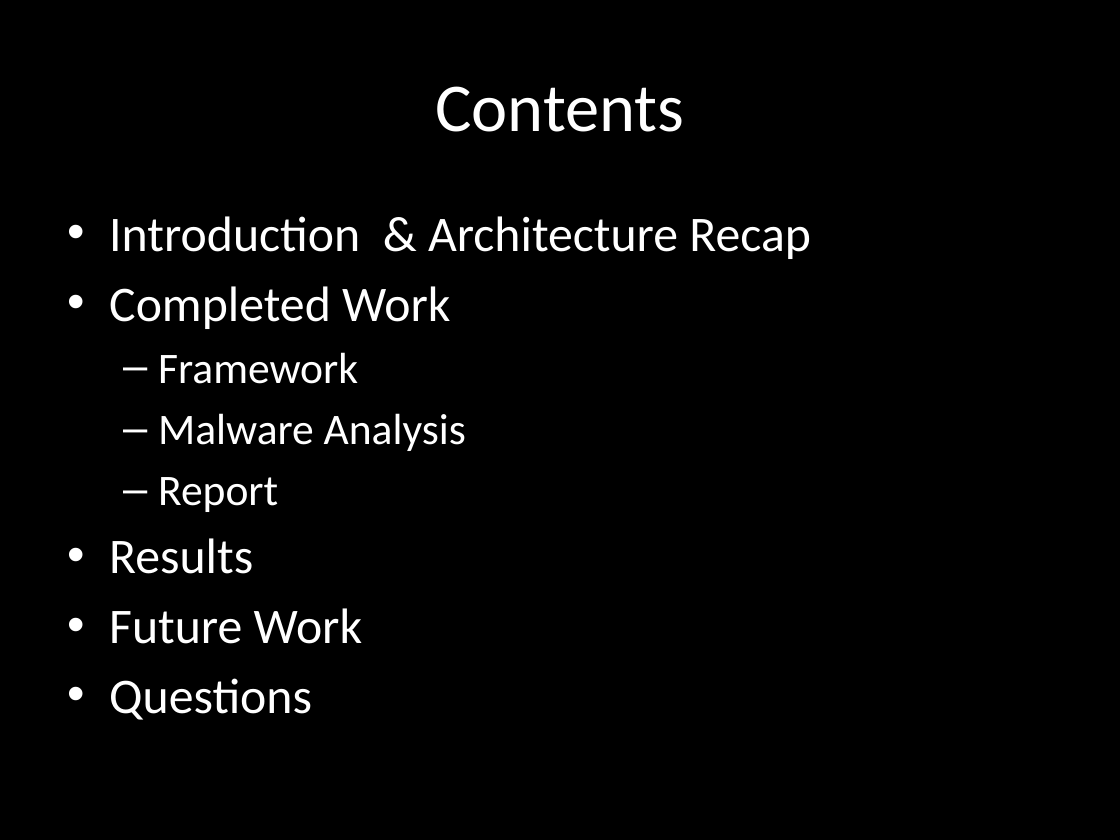
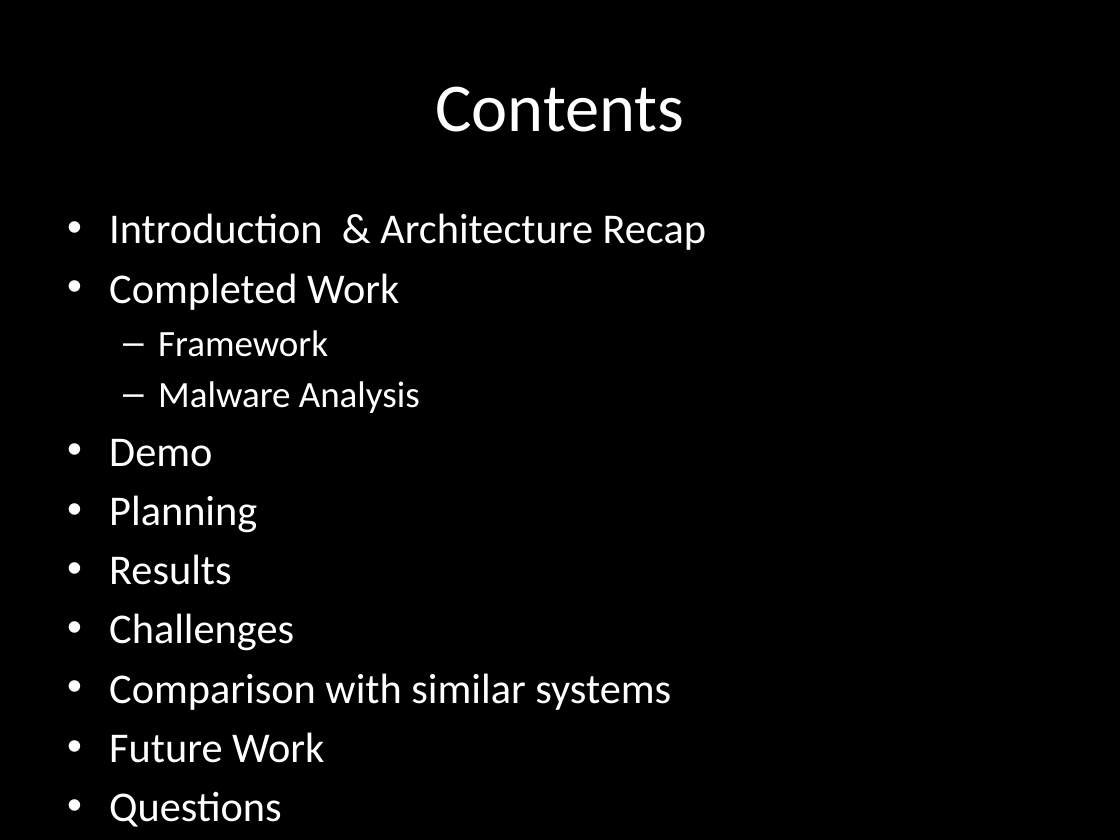
Before and after one commit to chrissorchard/malucrawl, a slide deck: slide 2 of doc/pres3/wk12-progress.pptx. Drawn at 1120x840 pixels with LibreOffice and Linux fonts; fonts in the diff are those of the drawing; background and template pictures are left out. Boxes give left, top, right and bottom in pixels: in the first picture for what was removed or moved away, otherwise in the second. Text is boxed around its words. In the diff, an @@ line names an element or a change of style, - is before the commit and + after.

Commit message:
Added conclusions and demo screenshots

```diff
--- a/doc/pres3/wk12-progress.pptx
+++ b/doc/pres3/wk12-progress.pptx
@@ text at box(109, 213, 706, 763): size 32 to 27.2 pt in "Introduction & Architecture Recap", "Completed Work", "Results", "Future Work" and 1 more places; size 28 to 23.8 pt in "Framework", "Malware Analysis" @@
@@ text at box(109, 438, 257, 533): text changed; size 28 to 27.2 pt @@
-  – Report
+• Demo
+• Planning
@@ text at box(109, 613, 671, 710): paragraphs added @@
+• Challenges
+• Comparison with similar systems
```
Also in this commit, not shown: 3 other slides changed, 7 slides added, 4 slides removed.
